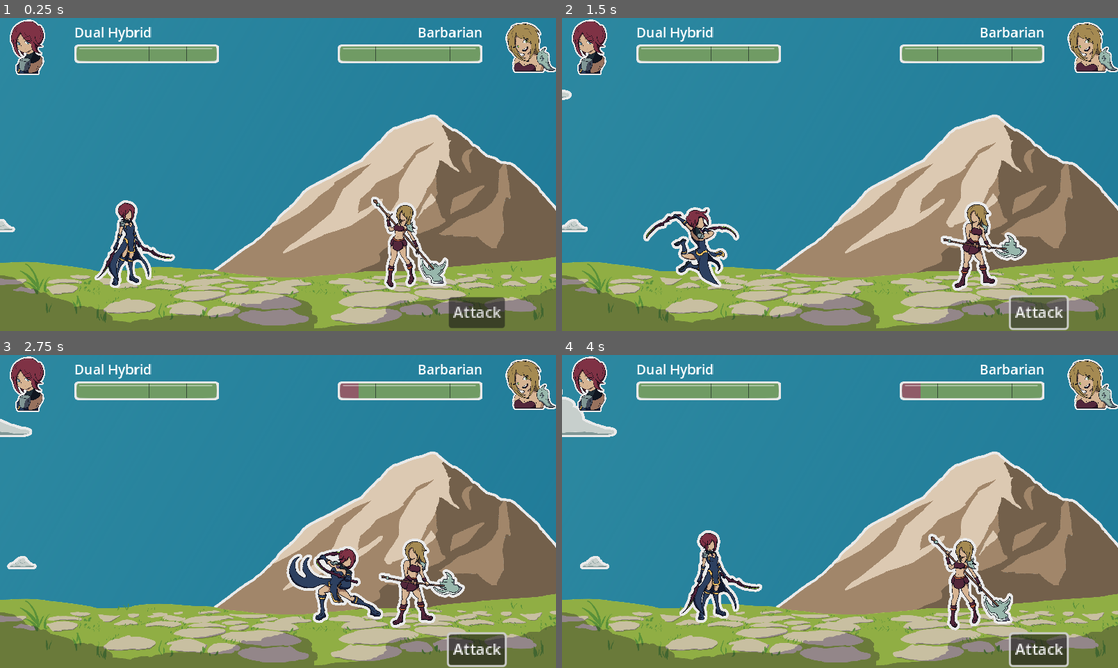
Above: before the commit, frames 1-4 (two rows, left to right).
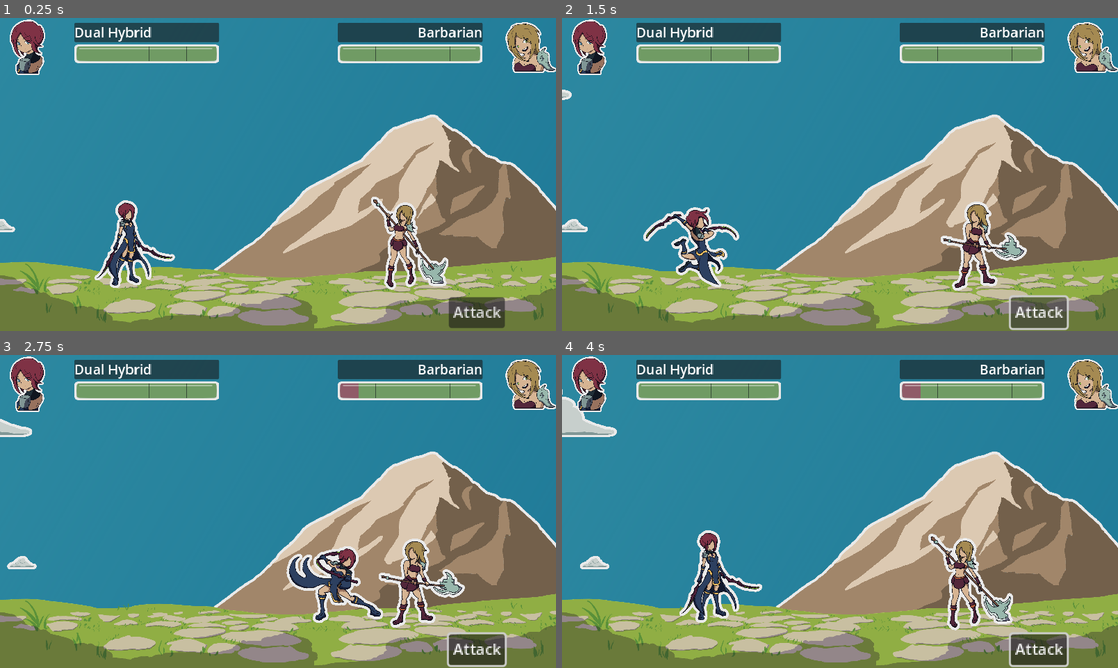
Above: after the commit, the same moments.

Repository: MajorZiploc/sticker_book_moments
Game: Godot game, scene res://lvls/battle_scene.tscn
Two runs of this game, one before a commit and one after it. Both use one fixed random seed, a clock stepped at 60 frames per second and the inputs below.
Inputs (mouse positions are in pixels of both pictures, inside the frame that each line leads up to):
- Up to frame 1 (0.25 s): no input
- Up to frame 2 (1.5 s): tap Enter (ui_accept) at 0.5, 0.77 s; move the mouse to (962, 158) at 0.52 s; hold D (right) 0.53-1.25 s; hold F 0.53-1.25 s; click (962, 158) at 0.67 s; click "Attack" at 1.25 s
- Up to frame 3 (2.75 s): move the mouse to (166, 527) at 2.02 s; hold S (down) from 2.03 s (still down); tap Space at 2.1 s; tap Enter (ui_accept) at 2.27 s
- Up to frame 4 (4 s): move the mouse to (895, 442) at 2.77 s; release S (down) at 2.78 s; hold D (right) 2.78-3.53 s; hold F 2.78-3.53 s; move the mouse to (812, 574) at 3.52 s; hold W (up) from 3.53 s (still down); tap Space at 3.6 s; click (812, 574) at 3.67 s; tap Enter (ui_accept) at 3.77 s

The runs differ from the first frame. In frame 1, 3.0% of the frame differs, in the area x 13-87%, y 1-8%; in frame 2, 3.0%; in frame 3, 3.0%; in frame 4, 3.0%.

Commit message:
+panel to name

Diff:
--- a/lvls/battle_scene.gd
+++ b/lvls/battle_scene.gd
@@ -37,7 +37,7 @@
   $path_left/path_follow,
   $path_left,
   $ui_root/ui/player_info/hbox/margin/vbox/healthbar,
-  $ui_root/ui/player_info/hbox/margin/vbox/name,
+  $ui_root/ui/player_info/hbox/margin/vbox/panel/name,
   $ui_root/ui/player_info/hbox/bust,
 );
 @onready var npc = CombatUnit.new(
@@ -45,7 +45,7 @@
   $path_right/path_follow,
   $path_right,
   $ui_root/ui/npc_info/hbox/margin/vbox/healthbar,
-  $ui_root/ui/npc_info/hbox/margin/vbox/name,
+  $ui_root/ui/npc_info/hbox/margin/vbox/panel/name,
   $ui_root/ui/npc_info/hbox/bust,
 );
 @onready var path_parry_marker: Path2D = $path_parry_marker;
--- a/lvls/battle_scene.tscn
+++ b/lvls/battle_scene.tscn
@@ -176,7 +176,10 @@
 [node name="vbox" type="VBoxContainer" parent="ui_root/ui/player_info/hbox/margin"]
 layout_mode = 2
 
-[node name="name" type="Label" parent="ui_root/ui/player_info/hbox/margin/vbox"]
+[node name="panel" type="PanelContainer" parent="ui_root/ui/player_info/hbox/margin/vbox"]
+layout_mode = 2
+
+[node name="name" type="Label" parent="ui_root/ui/player_info/hbox/margin/vbox/panel"]
 layout_mode = 2
 theme_type_variation = &"HeaderLarge"
 text = "name"
@@ -190,6 +193,9 @@
 texture_over = ExtResource("5_ghx12")
 texture_progress = ExtResource("6_w675a")
 
+[node name="PanelContainer" type="PanelContainer" parent="ui_root/ui/player_info"]
+layout_mode = 2
+
 [node name="npc_info" type="BoxContainer" parent="ui_root/ui"]
 layout_mode = 1
 anchors_preset = 1
@@ -211,7 +217,10 @@
 [node name="vbox" type="VBoxContainer" parent="ui_root/ui/npc_info/hbox/margin"]
 layout_mode = 2
 
-[node name="name" type="Label" parent="ui_root/ui/npc_info/hbox/margin/vbox"]
+[node name="panel" type="PanelContainer" parent="ui_root/ui/npc_info/hbox/margin/vbox"]
+layout_mode = 2
+
+[node name="name" type="Label" parent="ui_root/ui/npc_info/hbox/margin/vbox/panel"]
 layout_mode = 2
 theme_type_variation = &"HeaderLarge"
 text = "name"
